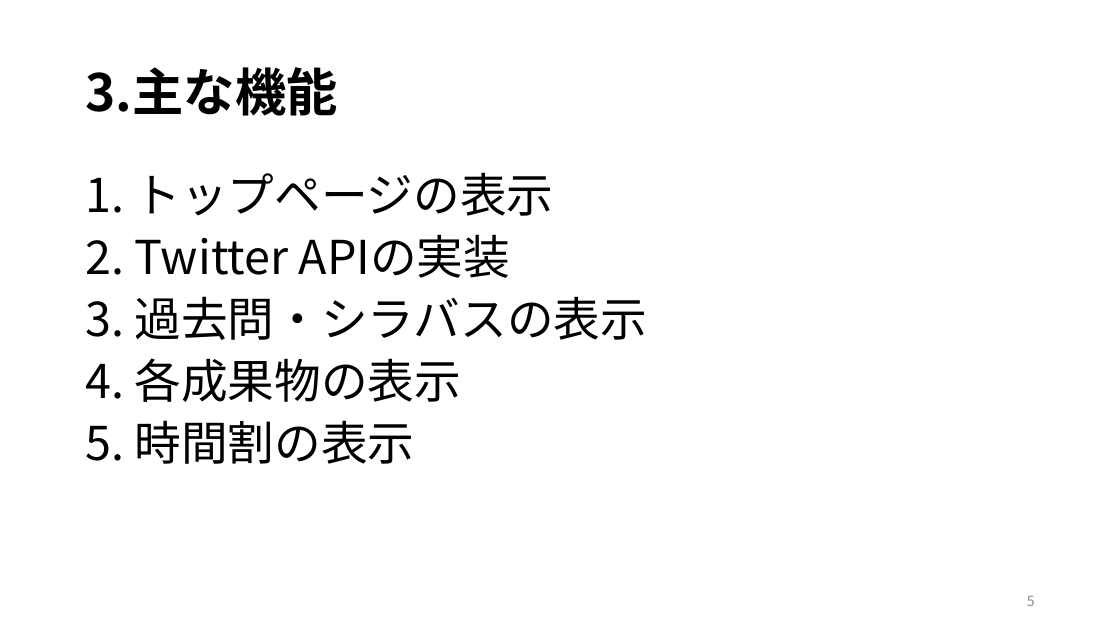
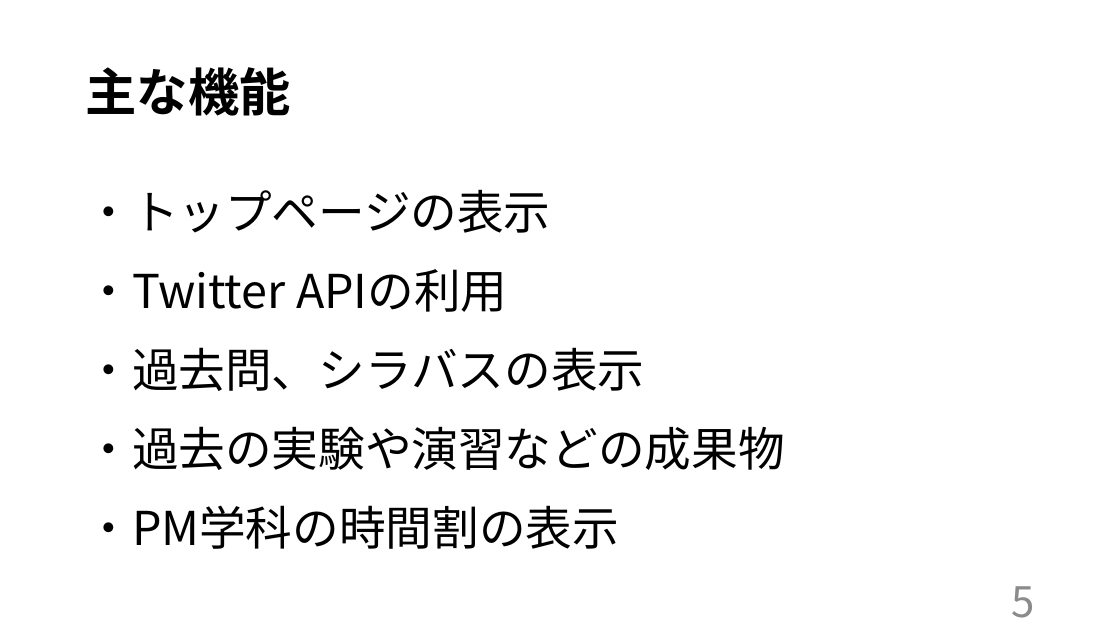
Before and after one commit to kazukiyoshida96/PM-, a slide deck: slide 7 of ＰＭ学科専用2.pptx (slide 5 before the commit). Drawn at 1120x630 pixels with LibreOffice and Linux fonts; fonts in the diff are those of the drawing. Boxes give left, top, right and bottom in pixels: in the first picture for what was removed or moved away, otherwise in the second. Text is boxed around its words. In the diff, an @@ line names an element or a change of style, - is before the commit and + after.

Commit message:
ページのレイアウト変更、パワポ修正

```diff
--- a/ＰＭ学科専用2.pptx
+++ b/ＰＭ学科専用2.pptx
@@ title at (85,67,290,116): text changed @@
-3.主な機能
+主な機能
@@ text at (85,189,784,549): text changed @@
-1. トップページの表示
-2. Twitter APIの実装
-3. 過去問・シラバスの表示
-4. 各成果物の表示
-5. 時間割の表示
+・トップページの表示
+・Twitter APIの利用
+・過去問、シラバスの表示
+・過去の実験や演習などの成果物
+・PM学科の時間割の表示
@@ text "5" at (1011,586,1034,618): size 12 to 36 pt @@
```
Also in this commit, not shown: 11 other slides changed, 4 slides added, 1 slide removed, 7 other files.
